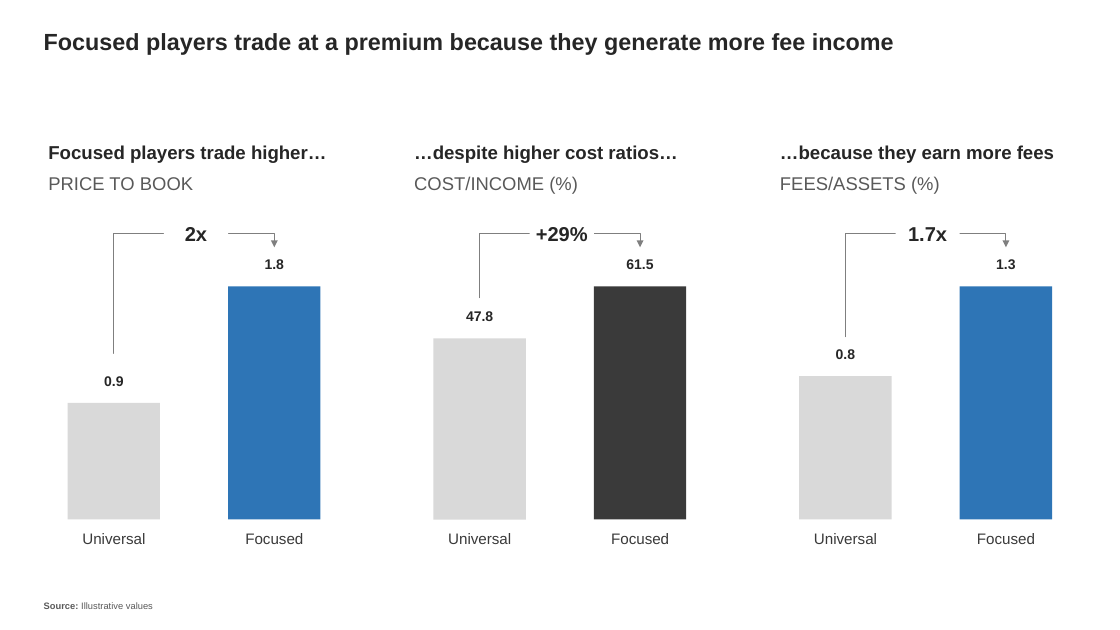
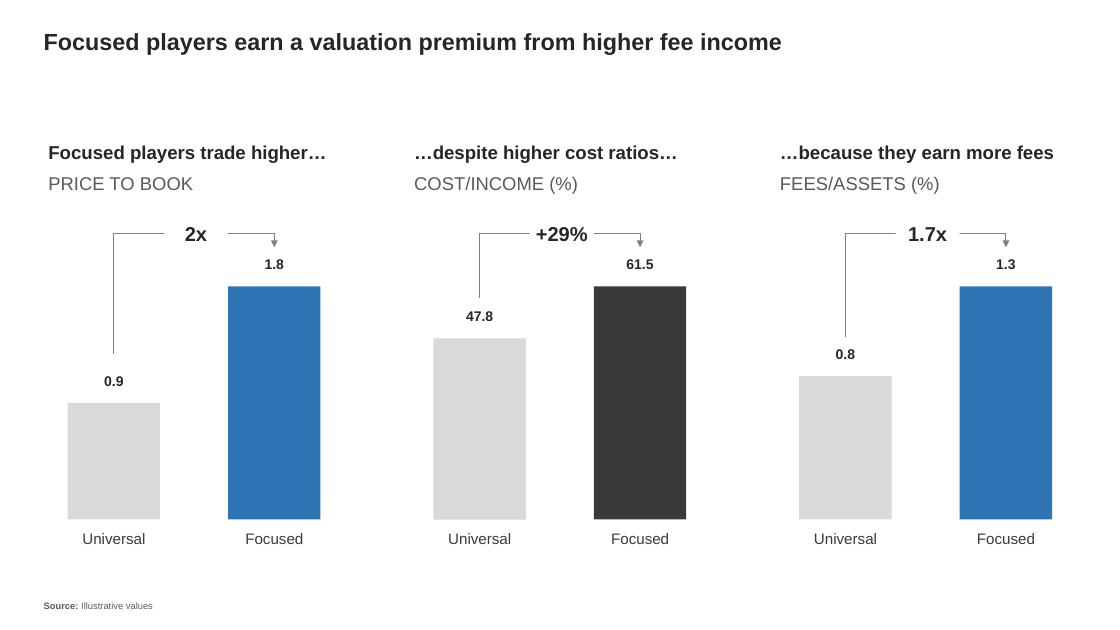
Before and after one commit to hadrien-cordier/sliding, a slide deck: slide 4 of examples/demo-templates/deck.pptx (slide 3 before the commit). Drawn at 1120x630 pixels with LibreOffice and Linux fonts; fonts in the diff are those of the drawing. Boxes give left, top, right and bottom in pixels: in the first picture for what was removed or moved away, otherwise in the second. Text is boxed around its words. In the diff, an @@ line names an element or a change of style, - is before the commit and + after.

```diff
--- a/examples/demo-templates/deck.pptx
+++ b/examples/demo-templates/deck.pptx
@@ text at [44,33,782,55]: text changed @@
-Focused players trade at a premium because they generate more fee income
+Focused players earn a valuation premium from higher fee income
```
Also in this commit, not shown: 4 other slides changed, 1 slide added, 11 other files.
